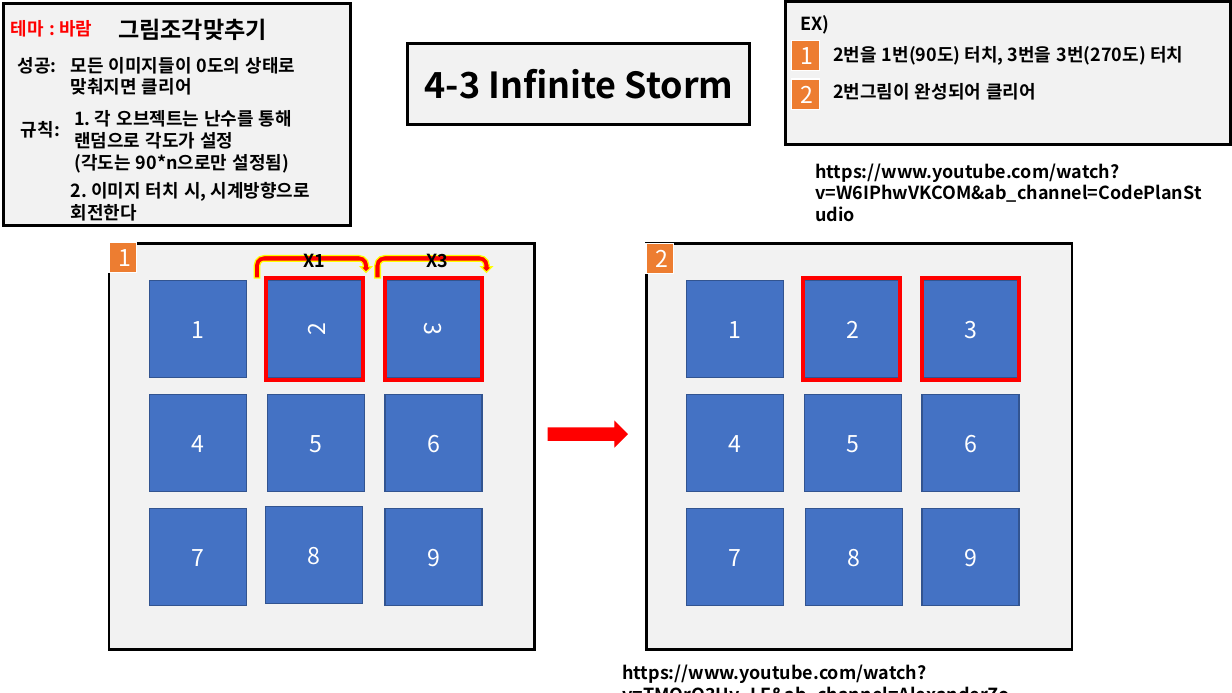
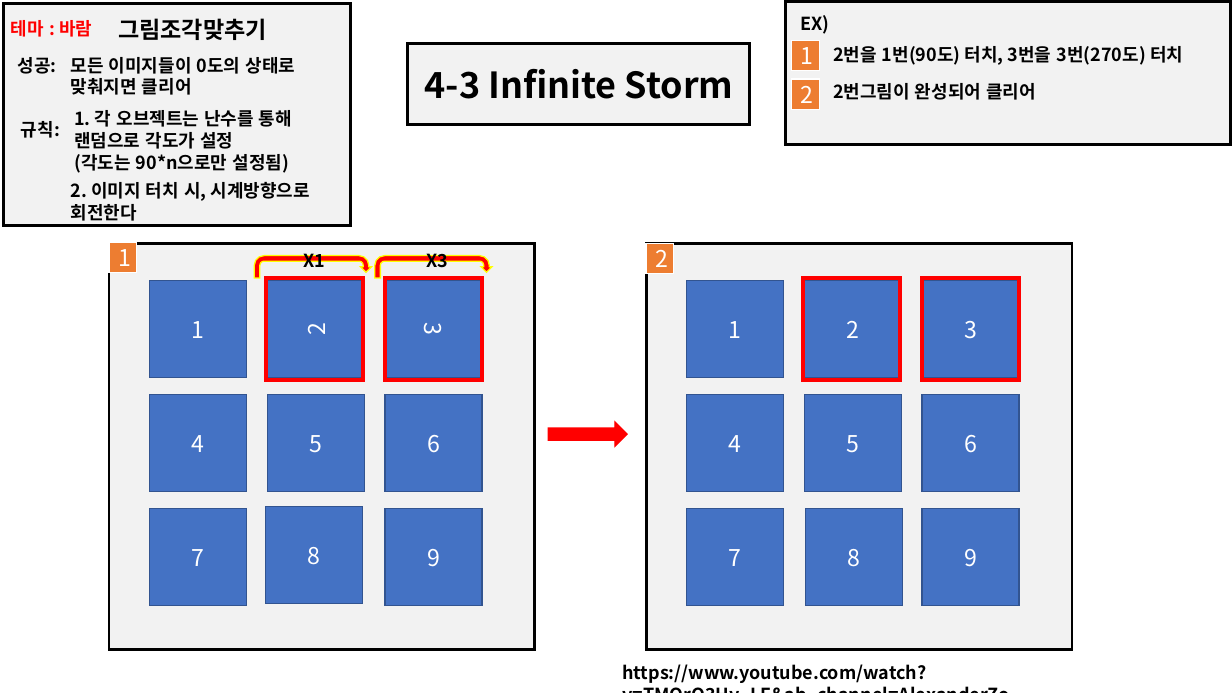
Before and after one commit to YDGYDGYDG/TeamHolyShit, a slide deck: slide 4 of 개인작업폴더/유건희/Infinite Strom.pptx. Drawn at 1232x693 pixels with LibreOffice and Linux fonts; fonts in the diff are those of the drawing. Boxes give left, top, right and bottom in pixels: in the first picture for what was removed or moved away, otherwise in the second. Text is boxed around its words. In the diff, an @@ line names an element or a change of style, - is before the commit and + after.

```diff
--- a/개인작업폴더/유건희/Infinite Strom.pptx
+++ b/개인작업폴더/유건희/Infinite Strom.pptx
@@ text removed at bbox=[815, 163, 1202, 202] @@
-https://www.youtube.com/watch?v=W6IPhwVKCOM&ab_channel=CodePlanStudio
```
Also in this commit, not shown: 1 slide added, 1 slide removed, 10 other files.
